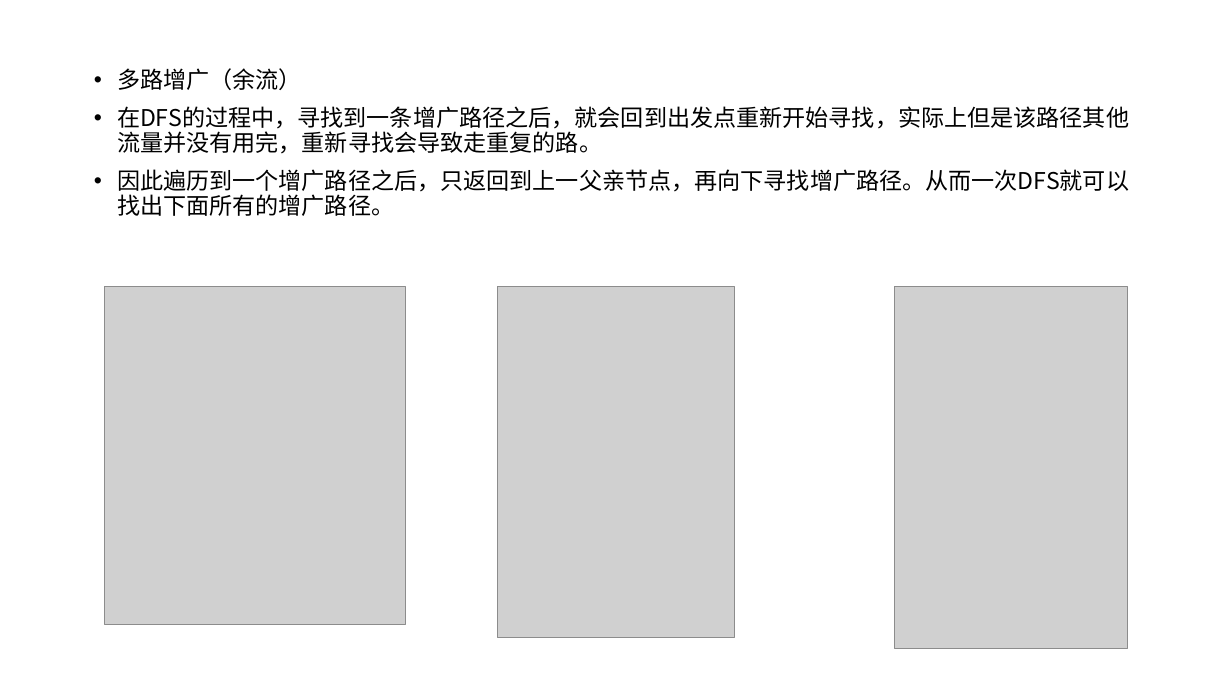
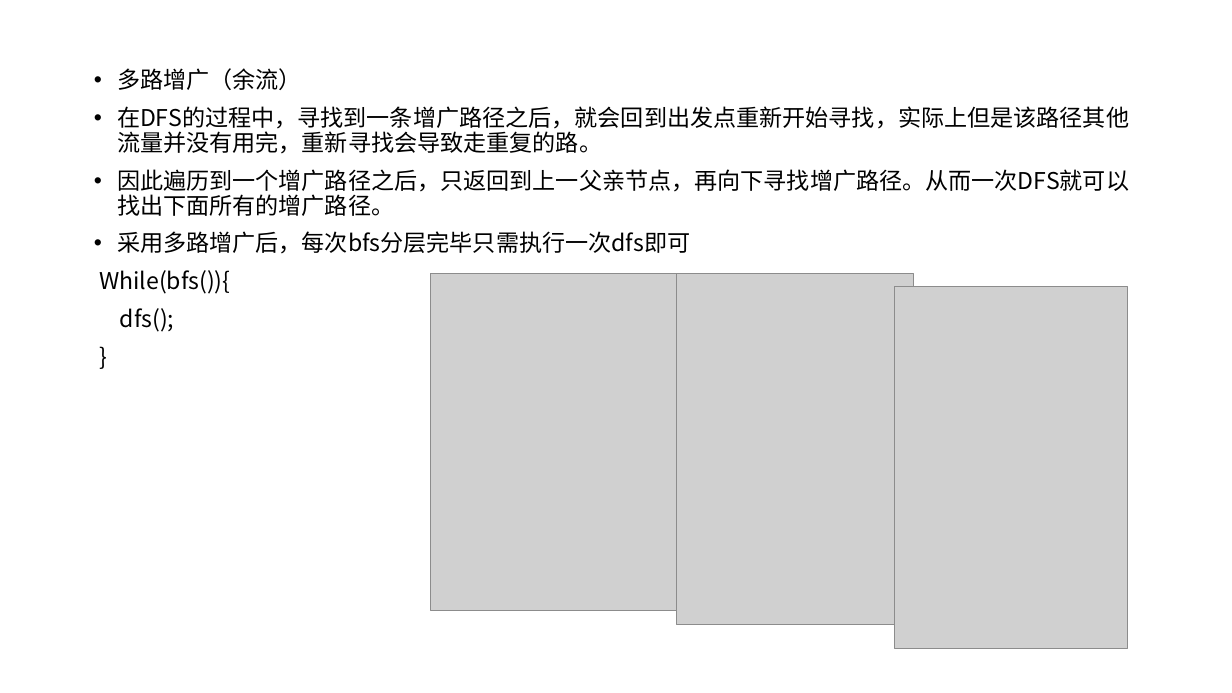
Before and after one commit to VirtualPuffer/Algorithm_Experiment, a slide deck: slide 9 of report/实验6/算法实验06.pptx (slide 7 before the commit). Drawn at 1232x693 pixels with LibreOffice and Linux fonts; fonts in the diff are those of the drawing; grey boxes stand for pictures. Boxes give left, top, right and bottom in pixels: in the first picture for what was removed or moved away, otherwise in the second. Text is boxed around its words. In the diff, an @@ line names an element or a change of style, - is before the commit and + after.

```diff
--- a/report/实验6/算法实验06.pptx
+++ b/report/实验6/算法实验06.pptx
@@ text at (99, 231, 690, 332): paragraphs added @@
+• 采用多路增广后，每次bfs分层完毕只需执行一次dfs即可
+While(bfs()){
+dfs();
+}
@@ picture: place and size @@
-picture at (104, 287, 406, 624)
+picture at (431, 273, 732, 610)
@@ picture: place and size @@
-picture at (498, 287, 735, 638)
+picture at (677, 273, 914, 624)
```
Also in this commit, not shown: 1 other slide changed, 2 slides added, 1 other file.
